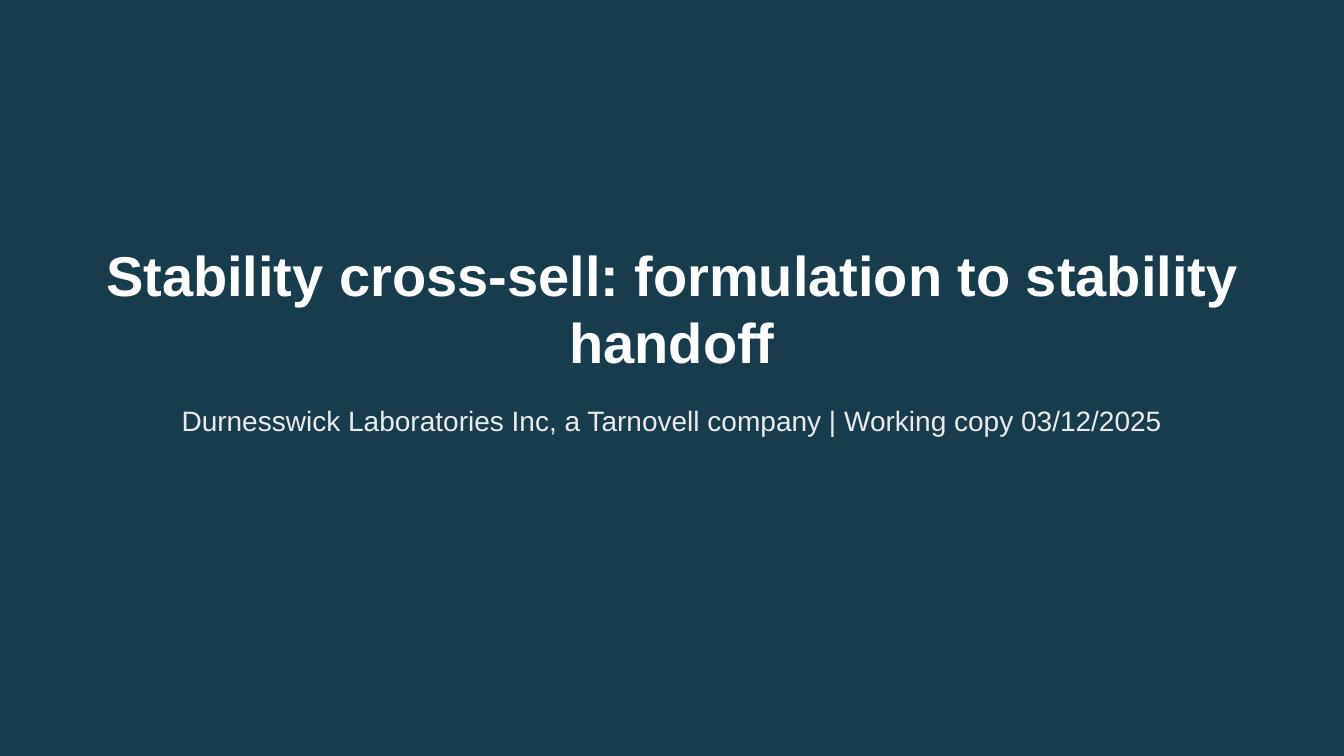
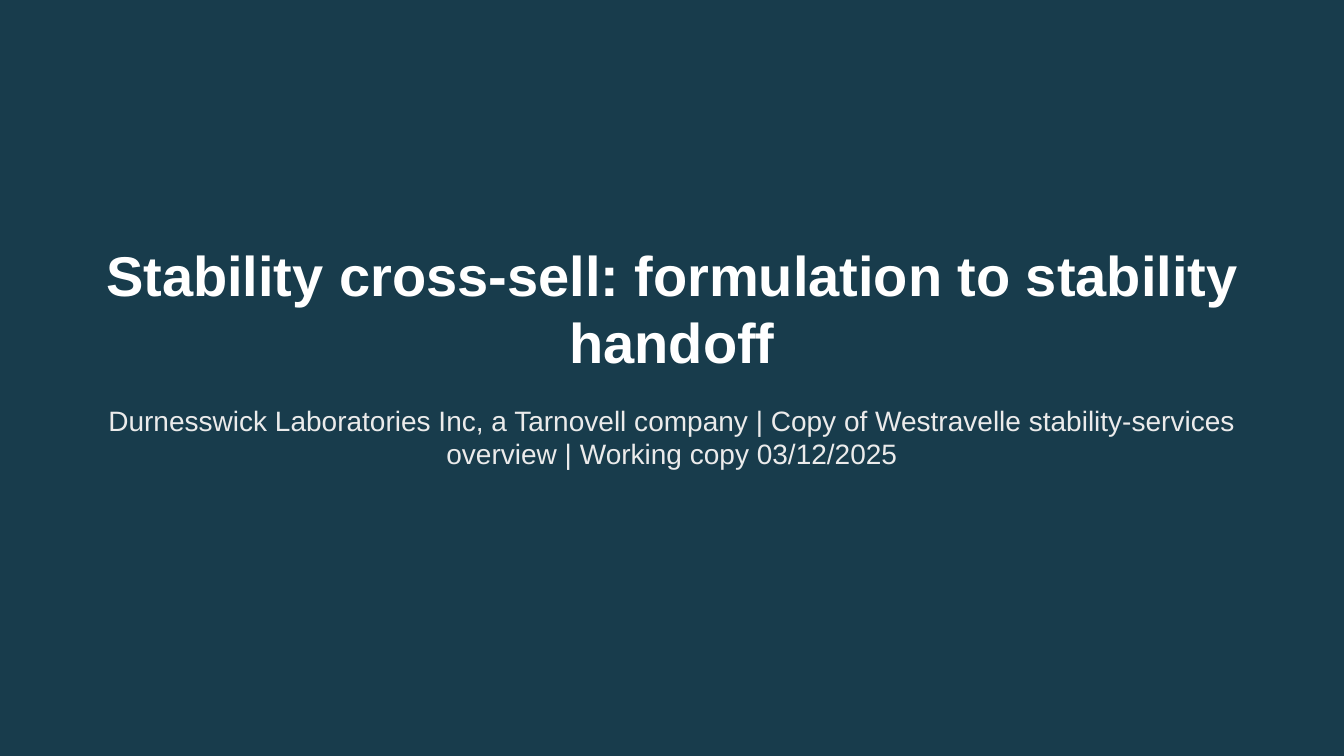
Before and after one commit to 60xAI/portco-mock-dataset, a slide deck: slide 1 of output/archive/DurnesswickData/Marketing/Working_Copies/2025/Copy of stability-cross-sell_031225.pptx. Drawn at 1344x756 pixels with LibreOffice and Linux fonts; fonts in the diff are those of the drawing. Boxes give left, top, right and bottom in pixels: in the first picture for what was removed or moved away, otherwise in the second. Text is boxed around its words. In the diff, an @@ line names an element or a change of style, - is before the commit and + after.

```diff
--- a/output/archive/DurnesswickData/Marketing/Working_Copies/2025/Copy of stability-cross-sell_031225.pptx
+++ b/output/archive/DurnesswickData/Marketing/Working_Copies/2025/Copy of stability-cross-sell_031225.pptx
@@ subtitle at box(108, 410, 1235, 469): text changed @@
-Durnesswick Laboratories Inc, a Tarnovell company | Working copy 03/12/2025
+Durnesswick Laboratories Inc, a Tarnovell company | Copy of Westravelle stability-services overview | Working copy 03/12/2025
```
Also in this commit, not shown: 1 other slide changed, 1 slide added, 1 slide removed, 1 other file.
